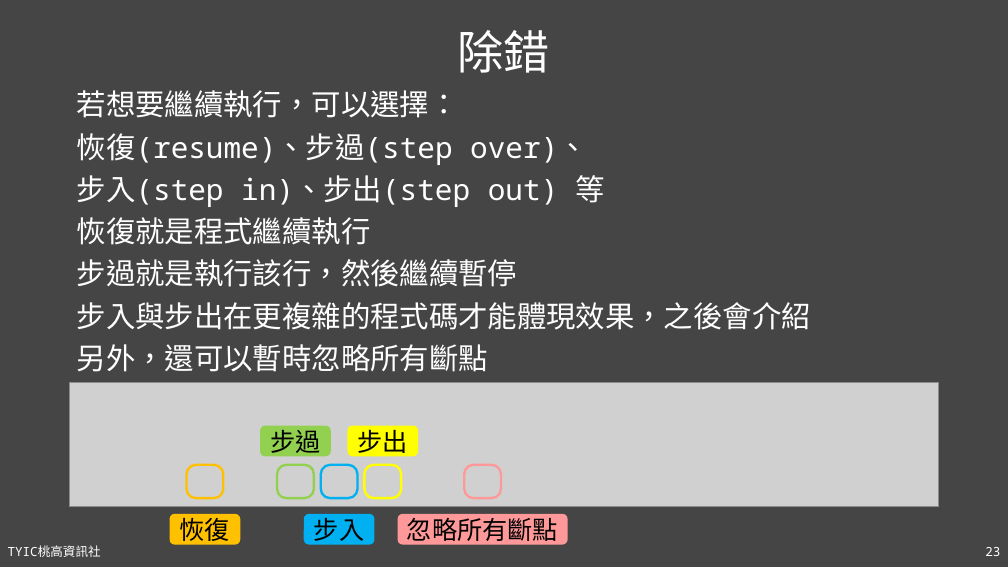
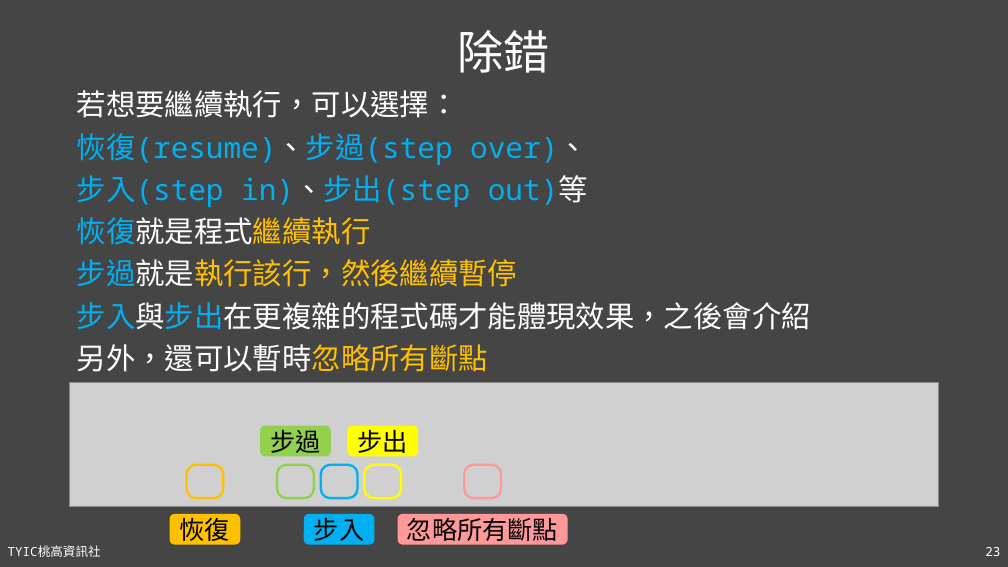
Before and after one commit to TYSHIC/slides, a slide deck: slide 23 of powerpoint/05_IntelliJ IDEA.pptx. Drawn at 1008x567 pixels with LibreOffice and Linux fonts; fonts in the diff are those of the drawing; grey boxes stand for pictures. Boxes give left, top, right and bottom in pixels: in the first picture for what was removed or moved away, otherwise in the second. Text is boxed around its words. In the diff, an @@ line names an element or a change of style, - is before the commit and + after.

```diff
--- a/powerpoint/05_IntelliJ IDEA.pptx
+++ b/powerpoint/05_IntelliJ IDEA.pptx
@@ text at [77, 133, 811, 372]: text colour #FFFFFF to #00B0F0 in "恢復(resume)、步過(step over)、", "恢復就是程式繼續執行", "步過就是執行該行，然後繼續暫停", "步入與步出在更複雜的程式碼才能體現效果，之後會介紹"; text colour #FFFFFF to #FFC000 in "恢復就是程式繼續執行", "步過就是執行該行，然後繼續暫停", "另外，還可以暫時忽略所有斷點" @@
@@ text at [77, 175, 588, 207]: text changed; text colour #FFFFFF to #00B0F0 @@
-步入(step in)、步出(step out) 等
+步入(step in)、步出(step out)等
```
Also in this commit, not shown: 10 other files.
